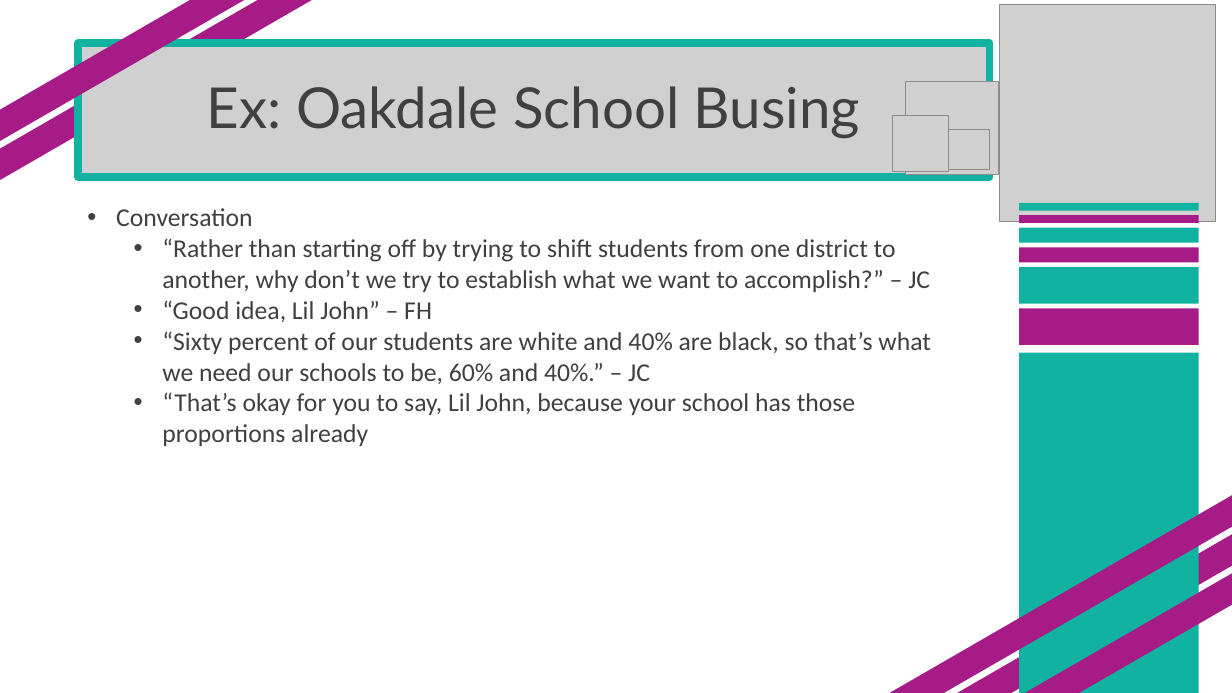
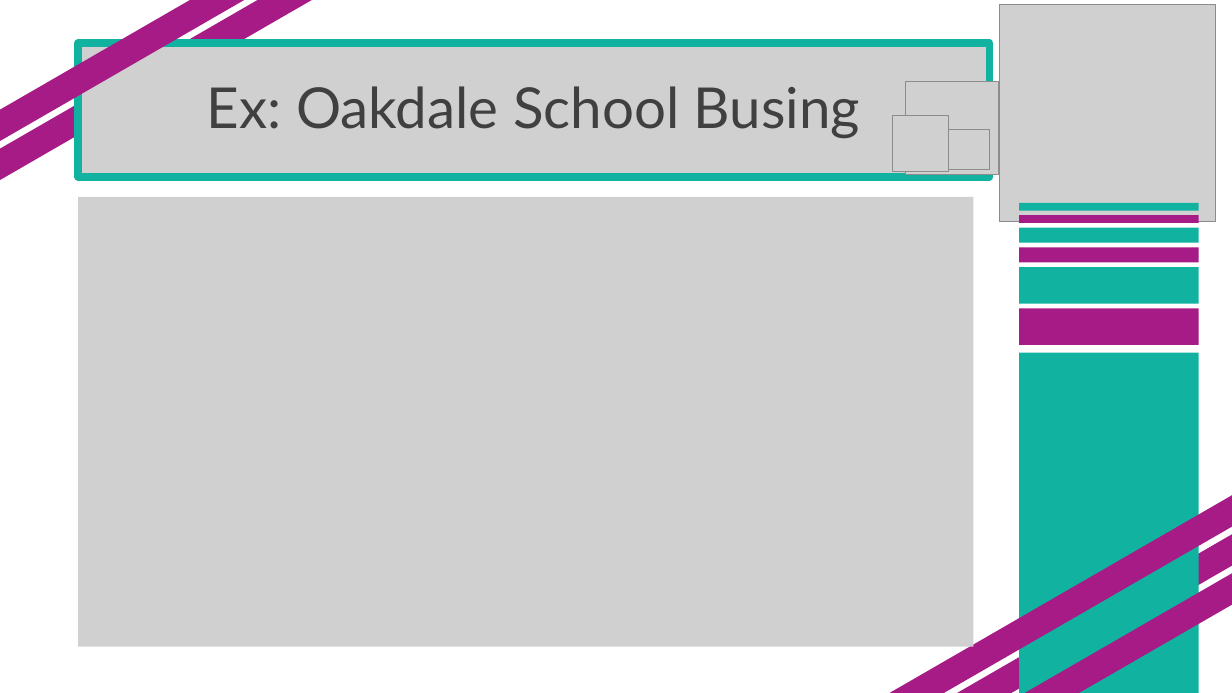
Before and after one commit to SuperMarioGiacomazzo/STOR305_WEBSITE, a slide deck: slide 15 of Lectures/Lecture 16/Lecture 16.pptx (slide 4 before the commit). Drawn at 1232x693 pixels with LibreOffice and Linux fonts; fonts in the diff are those of the drawing; grey boxes stand for pictures. Boxes give left, top, right and bottom in pixels: in the first picture for what was removed or moved away, otherwise in the second. Text is boxed around its words. In the diff, an @@ line names an element or a change of style, - is before the commit and + after.

```diff
--- a/Lectures/Lecture 16/Lecture 16.pptx
+++ b/Lectures/Lecture 16/Lecture 16.pptx
@@ picture added at <box>79,197,974,647</box> @@
@@ text removed at <box>116,208,931,446</box> @@
-• Conversation
-  • “Rather than starting off by trying to shift students from one district to another, why don’t we try to establish what we want to accomplish?” – JC
-  • “Good idea, Lil John” – FH
-  • “Sixty percent of our students are white and 40% are black, so that’s what we need our schools to be, 60% and 40%.” – JC
-  • “That’s okay for you to say, Lil John, because your school has those proportions already
```
Also in this commit, not shown: 2 other slides changed, 11 slides added, 57 other files.
